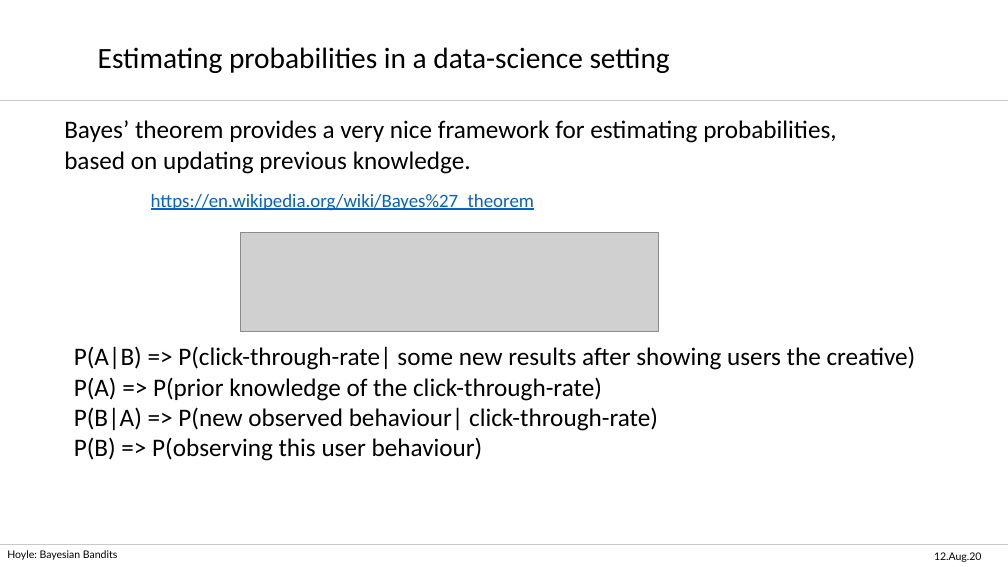
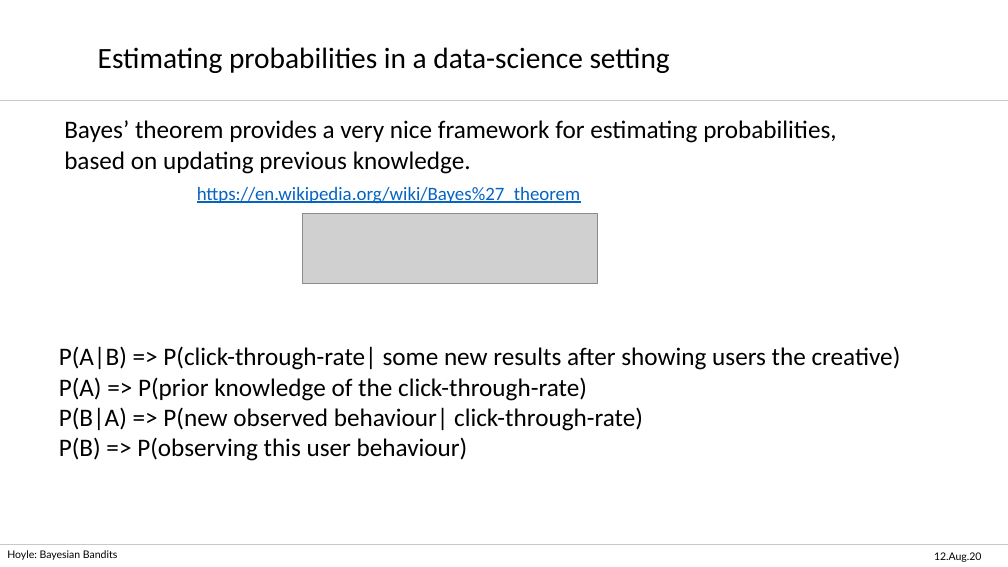
Before and after one commit to hoyleb/bayesian_bandit_demo, a slide deck: slide 9 of talk/Bayesian_Bandit_Ben_Hoyle.pptx. Drawn at 1008x567 pixels with LibreOffice and Linux fonts; fonts in the diff are those of the drawing; grey boxes stand for pictures; background and template pictures are left out. Boxes give left, top, right and bottom in pixels: in the first picture for what was removed or moved away, otherwise in the second. Text is boxed around its words. In the diff, an @@ line names an element or a change of style, - is before the commit and + after.

```diff
--- a/talk/Bayesian_Bandit_Ben_Hoyle.pptx
+++ b/talk/Bayesian_Bandit_Ben_Hoyle.pptx
@@ text "https://en.wikipedia.org/wiki/Bayes%27_theorem": place and size @@
-text "https://en.wikipedia.org/wiki/Bayes%27_theorem" at (151, 194, 534, 211)
+text "https://en.wikipedia.org/wiki/Bayes%27_theorem" at (197, 187, 580, 204)
@@ picture: place and size @@
-picture at (240, 232, 659, 332)
+picture at (302, 214, 597, 284)
@@ text "P(A|B) => P(click-through-rate| some new ...": place and size @@
-text "P(A|B) => P(click-through-rate| some new ..." at (74, 346, 916, 461)
+text "P(A|B) => P(click-through-rate| some new ..." at (59, 346, 901, 461)
```
Also in this commit, not shown: 9 other slides changed, 3 slides added, 1 other file.
